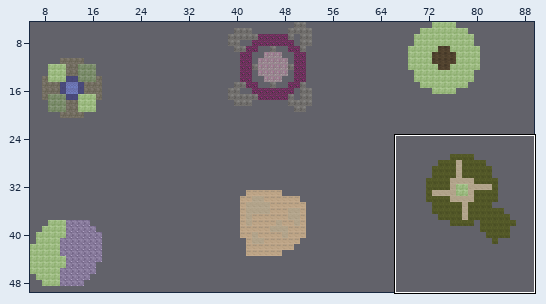
An edit to a level. Tiled map, static_layout/arena test 2.tmx. Above: a wide view before the commit, with the close-up outlined.
Close-up. Before the edit:
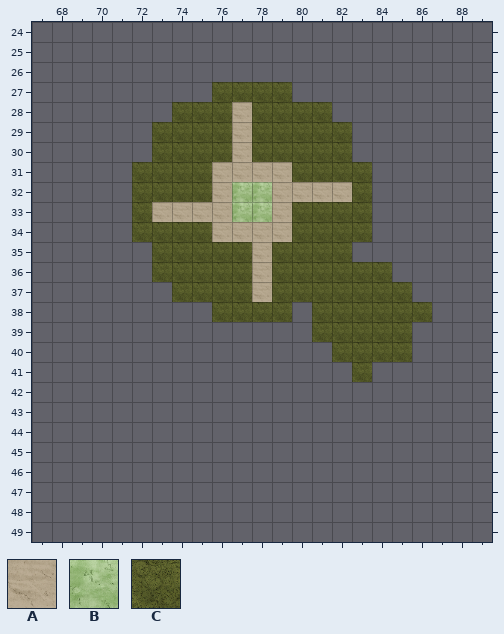
Cells are 64x64 px. Shown: x 67..89, y 24..49.
Key: from "ground": A 3, B 5, C 13.
_ is an empty cell.
Layer "BG_TILES" before, first column x 67:
24 _______________________
25 _______________________
26 _______________________
27 _________CCCC__________
28 _______CCCACCCC________
29 ______CCCCACCCCC_______
30 ______CCCCACCCCC_______
31 _____CCCCAAAACCCC______
32 _____CCCCABBAAAAC______
33 _____CAAAABBACCCC______
34 _____CCCCAAAACCCC______
35 ______CCCCCACCCC_______
36 ______CCCCCACCCCCC_____
37 _______CCCCACCCCCCC____
38 _________CCCC_CCCCCC___
39 ______________CCCCC____
40 _______________CCCC____
41 ________________C______
42 _______________________
43 _______________________
44 _______________________
45 _______________________
46 _______________________
47 _______________________
48 _______________________
49 _______________________
After:
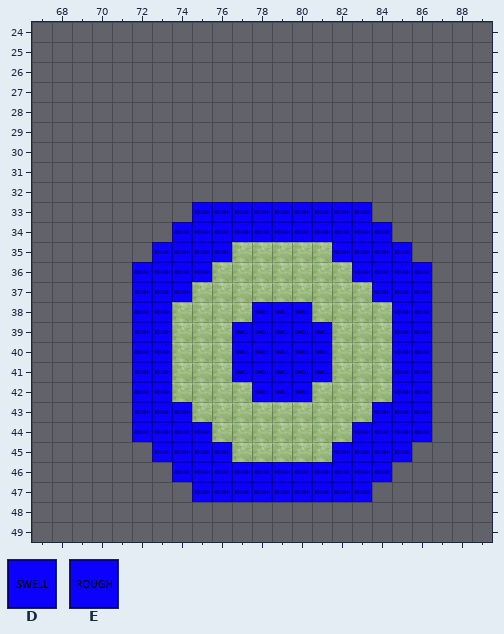
Further tiles: from "ground": D 18, E 19.
From the commit log: Added some stuff related to the malbatross map
Diff:
Layer "BG_TILES":
y 27: x 76..79 CCCC -> ____
y 28: x 74..81 CCCACCCC -> ________
y 29..30: x 73..82 CCCCACCCCC -> __________
y 31: x 72..83 CCCCAAAACCCC -> ____________
y 32: x 72..83 CCCCABBAAAAC -> ____________
y 33: x 72..83 CAAAABBACCCC -> ___EEEEEEEEE
y 34: x 72..84 CCCCAAAACCCC_ -> __EEEEEEEEEEE
y 35: x 73..85 CCCCCACCCC___ -> EEEEBBBBBEEEE
y 36: x 72..86 _CCCCCACCCCCC__ -> EEEEBBBBBBBEEEE
y 37: x 72..86 __CCCCACCCCCCC_ -> EEEBBBBBBBBBEEE
y 38: x 72..86 ____CCCC_CCCCCC -> EEBBBBDDDBBBBEE
y 39: x 72..86 _________CCCCC_ -> EEBBBDDDDDBBBEE
y 40: x 72..86 __________CCCC_ -> EEBBBDDDDDBBBEE
y 41: x 72..86 ___________C___ -> EEBBBDDDDDBBBEE
y 42: x 72..86 _______________ -> EEBBBBDDDBBBBEE
y 43: x 72..86 _______________ -> EEEBBBBBBBBBEEE
y 44: x 72..86 _______________ -> EEEEBBBBBBBEEEE
y 45: x 73..85 _____________ -> EEEEBBBBBEEEE
y 46: x 74..84 ___________ -> EEEEEEEEEEE
y 47: x 75..83 _________ -> EEEEEEEEE
Changed places in both close-ups, as pixel boxes (x1, y1, x2, y2):
changed: (132, 82, 432, 502)
